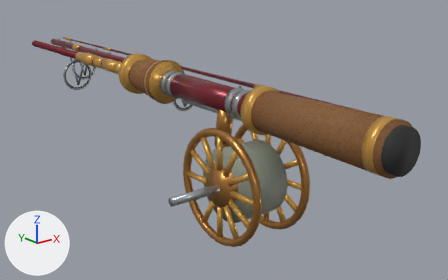
A saved change to the glTF model assets/models/rods/heron_fly_folded.glb.
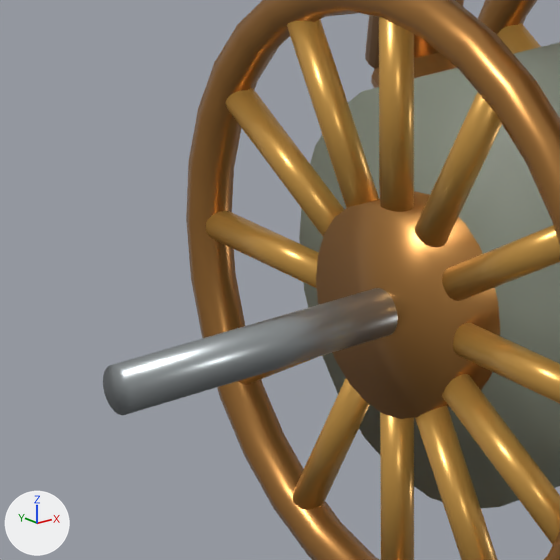
Old and new are each drawn whole from a 50 mm lens placed at (-0.366, -0.466, 0.141), pointed at (0.066, 0.074, -0.075) and again close up on the part from 34% to 55% of the width and 48% to 83% of the height. The axes (+X, +Y, +Z) are drawn at lower left. The lights are the same throughout. The last two pictures show the newer version. Vertices at exactly the same position are counted once.

In view in the first close-up: 'Folded rod'.
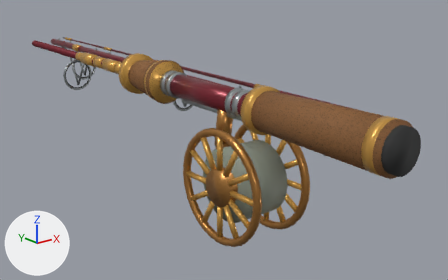
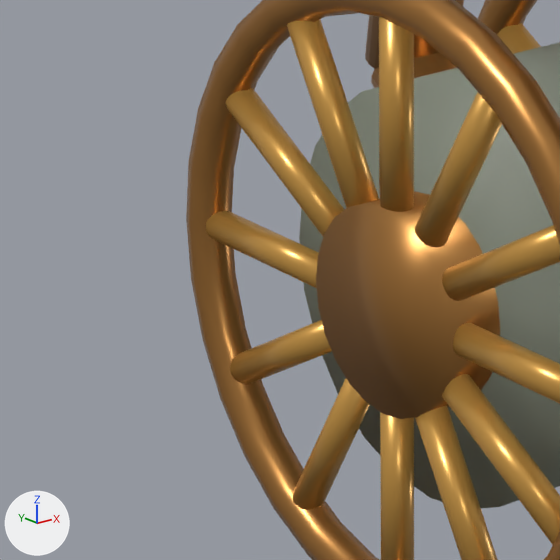
Edits to the bpy script that builds the scene:
```text
Change me_heron_fly_folded:
    used by ob_folded_rod; location = (0.0, 0.0, 0.0)
    remove me_heron_fly_folded.from_pydata(...)  # 8301 vertices, 16124 faces; spans x -0.085..0.073, y -0.217..0.498, z -0.132..0.024
    add me_heron_fly_folded.from_pydata(...)  # 8253 vertices, 16032 faces; spans x -0.034..0.073, y -0.217..0.498, z -0.132..0.024
    me_heron_fly_folded part 1: the loose piece of 48 vertices spanning x -0.085..0.0, y -0.044..-0.036, z -0.079..-0.071 is deleted
```

Boxes (x1, y1, x2, y2) around the edits, measured in the close-ups (560 x 560 px):
'Folded rod', reshaped: before (103, 0, 560, 560); after (186, 0, 560, 560)
part 1 of me_heron_fly_folded, deleted: before (103, 288, 398, 415)
